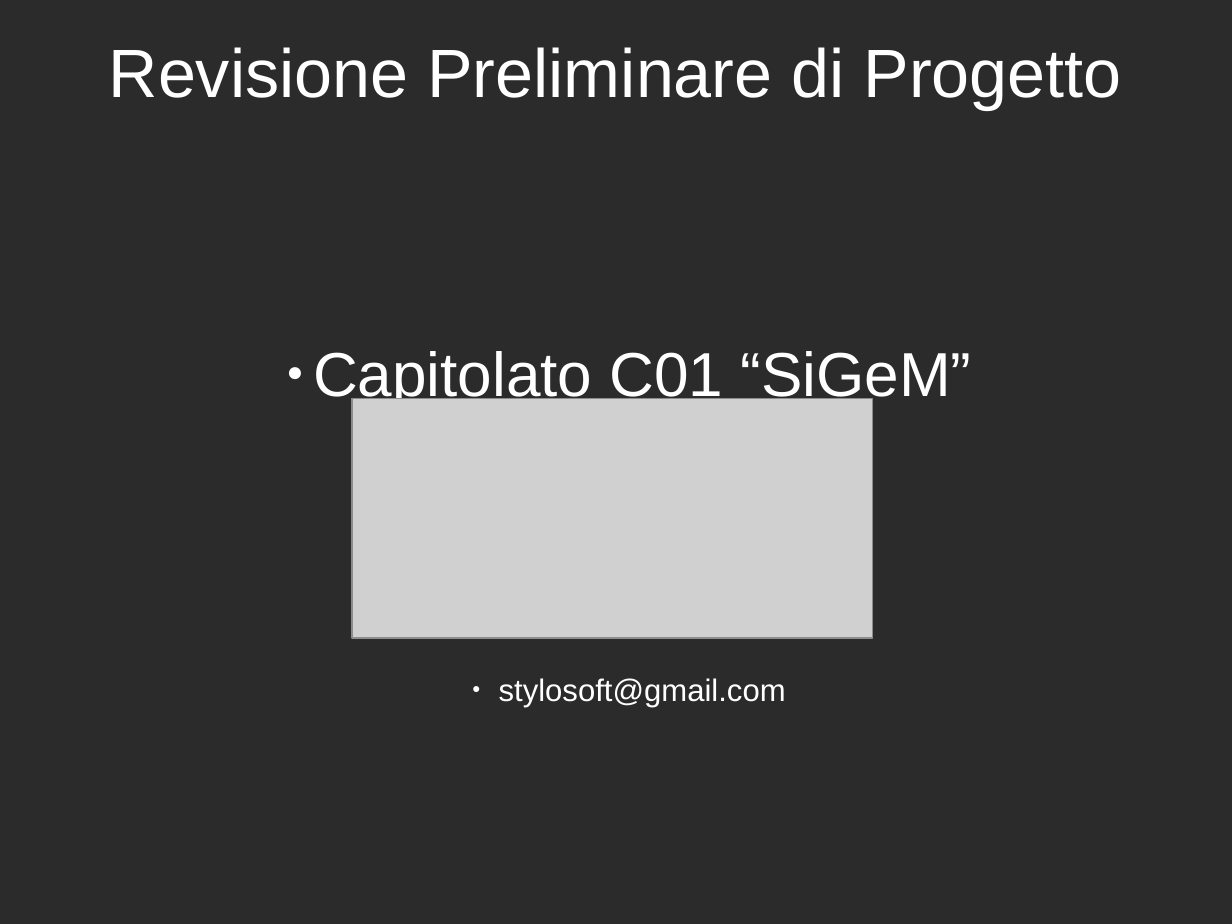
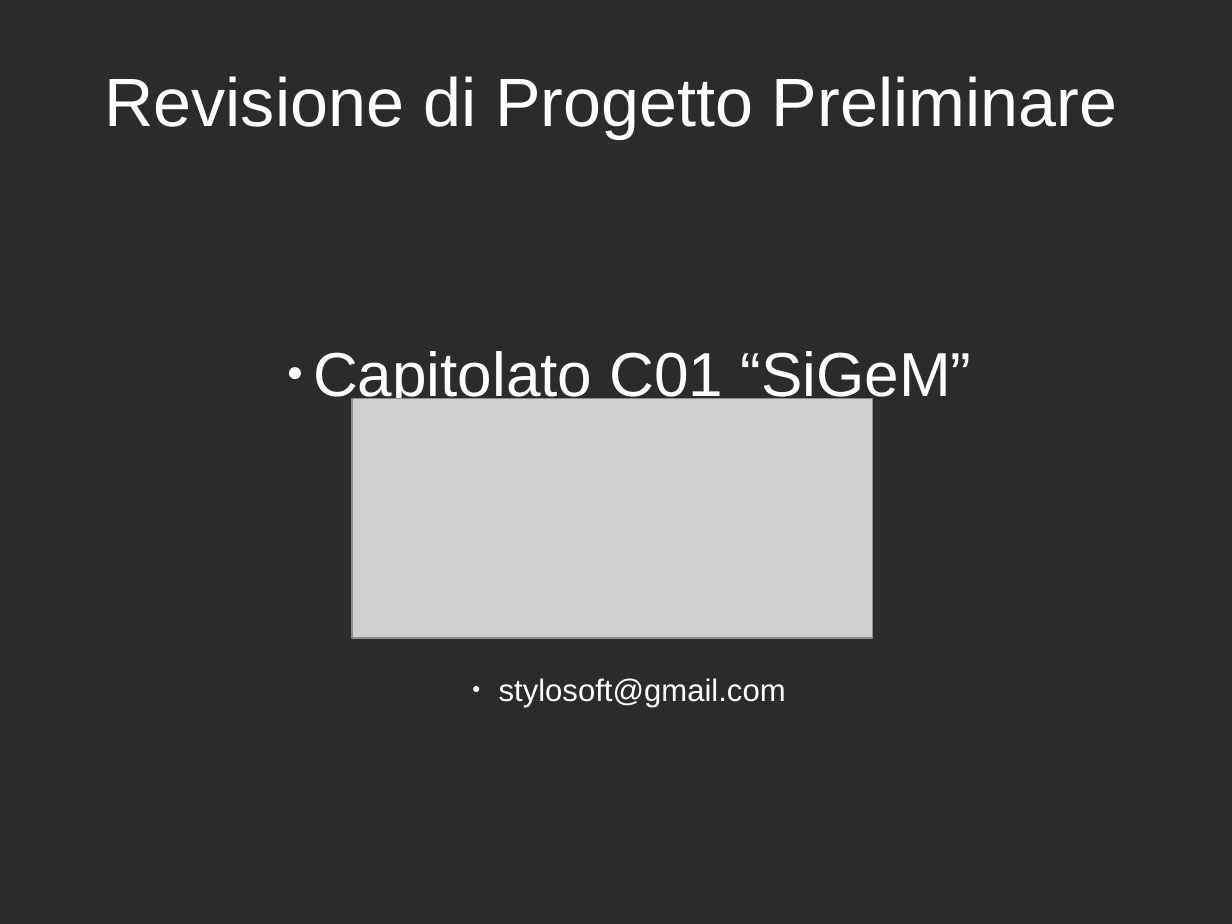
Before and after one commit to danybony/sigem, a slide deck: slide 1 of doc/RPP/presentazione.odp. Drawn at 1232x924 pixels with LibreOffice and Linux fonts; fonts in the diff are those of the drawing; grey boxes stand for pictures; background and template pictures are left out; a plain dark background stands for a picture behind light text. Boxes give left, top, right and bottom in pixels: in the first picture for what was removed or moved away, otherwise in the second. Text is boxed around its words. In the diff, an @@ line names an element or a change of style, - is before the commit and + after.

```diff
--- a/doc/RPP/presentazione.odp
+++ b/doc/RPP/presentazione.odp
@@ title at (x1=104, y1=76, x2=1117, y2=139): text changed @@
-Revisione Preliminare di Progetto
+Revisione di Progetto Preliminare
```
Also in this commit, not shown: 2 other slides changed, 7 slides added, 2 slides removed.
